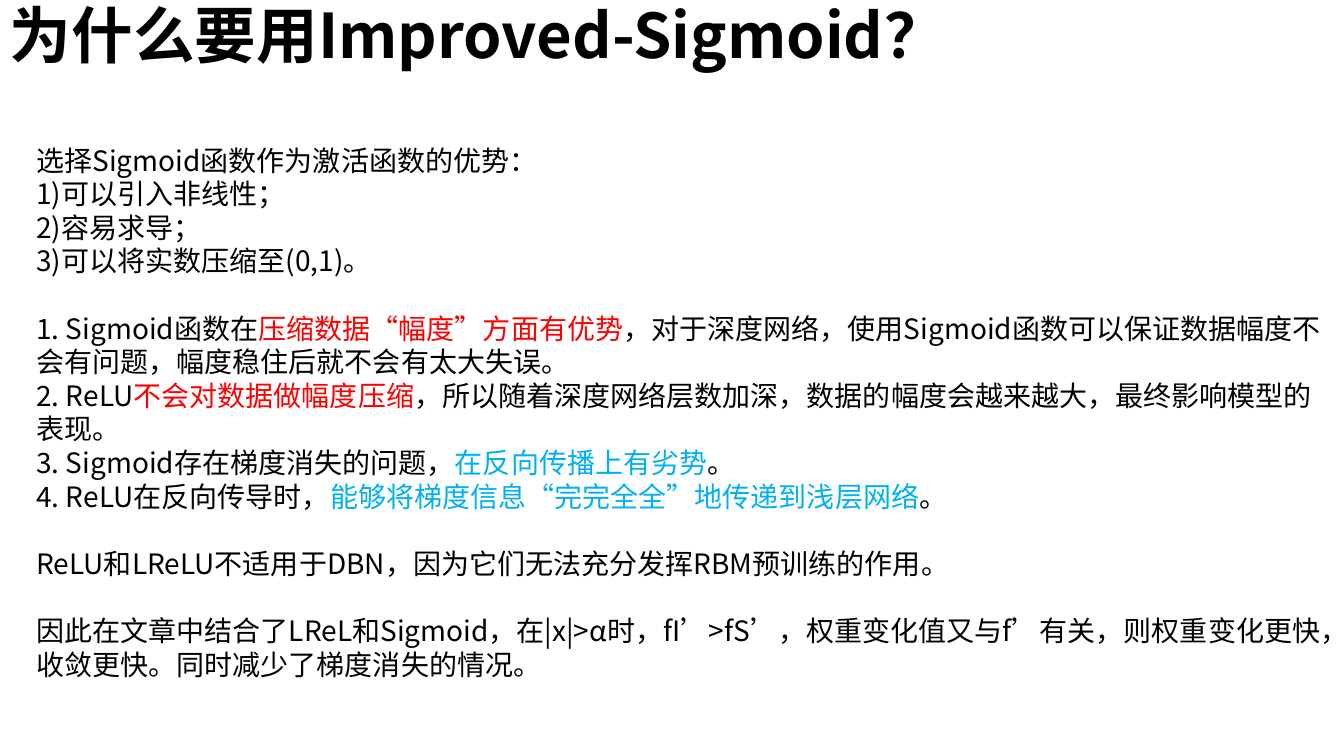
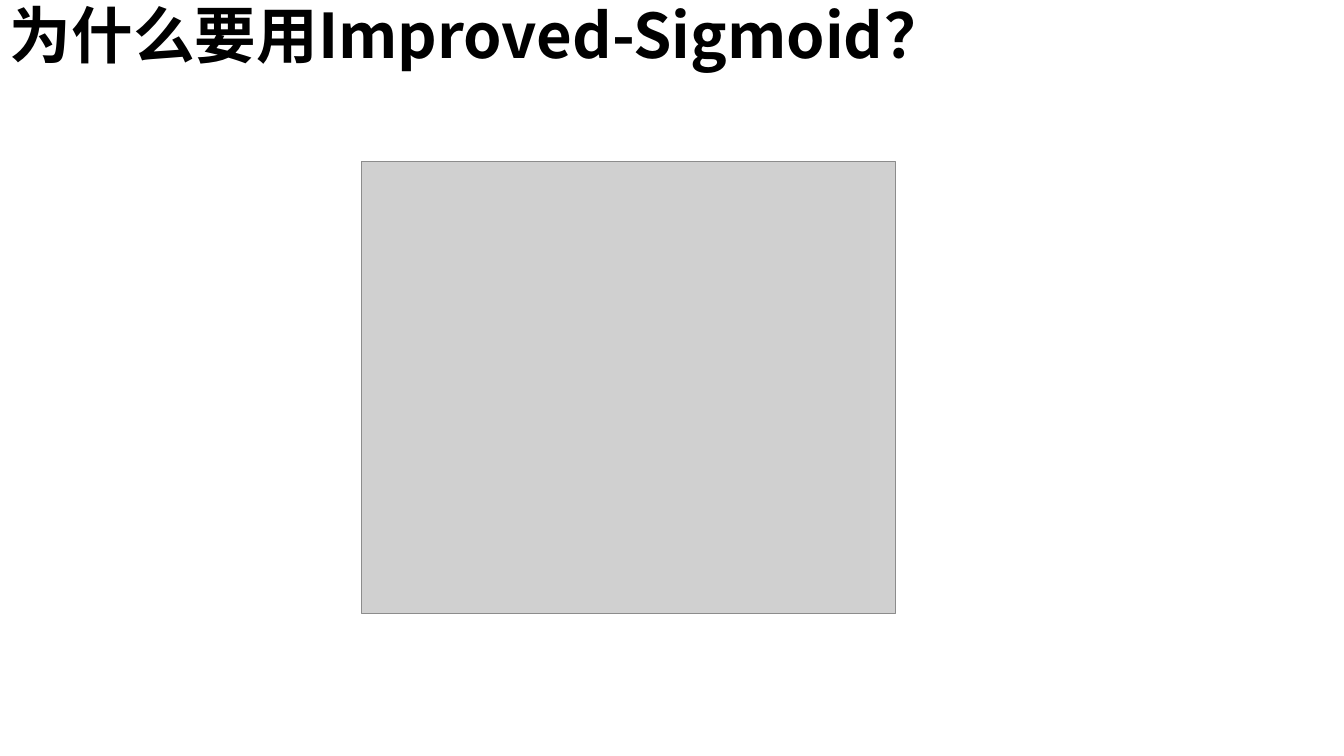
Before and after one commit to wjsun357/Intelligent-Software-Project-Training, a slide deck: slide 10 of Report/汇总报告.pptx (slide 12 before the commit). Drawn at 1344x756 pixels with LibreOffice and Linux fonts; fonts in the diff are those of the drawing; grey boxes stand for pictures. Boxes give left, top, right and bottom in pixels: in the first picture for what was removed or moved away, otherwise in the second. Text is boxed around its words. In the diff, an @@ line names an element or a change of style, - is before the commit and + after.

```diff
--- a/Report/汇总报告.pptx
+++ b/Report/汇总报告.pptx
@@ text removed at [36, 147, 1344, 678] @@
-选择Sigmoid函数作为激活函数的优势：
-1)可以引入非线性；
-2)容易求导；
-3)可以将实数压缩至(0,1)。
-1. Sigmoid函数在压缩数据“幅度”方面有优势，对于深度网络，使用Sigmoid函数可以保证数据幅度不会有问题，幅度稳住后就不会有太大失误。
-2. ReLU不会对数据做幅度压缩，所以随着深度网络层数加深，数据的幅度会越来越大，最终影响模型的表现。
-3. Sigmoid存在梯度消失的问题，在反向传播上有劣势。
-4. ReLU在反向传导时，能够将梯度信息“完完全全”地传递到浅层网络。
-ReLU和LReLU不适用于DBN，因为它们无法充分发挥RBM预训练的作用。
-因此在文章中结合了LReL和Sigmoid，在|x|>α时，fI’>fS’，权重变化值又与f’有关，则权重变化更快，收敛更快。同时减少了梯度消失的情况。
@@ picture added at [362, 161, 895, 614] @@
```
Also in this commit, not shown: 6 other slides changed, 5 slides added, 6 slides removed, 6 other files.
